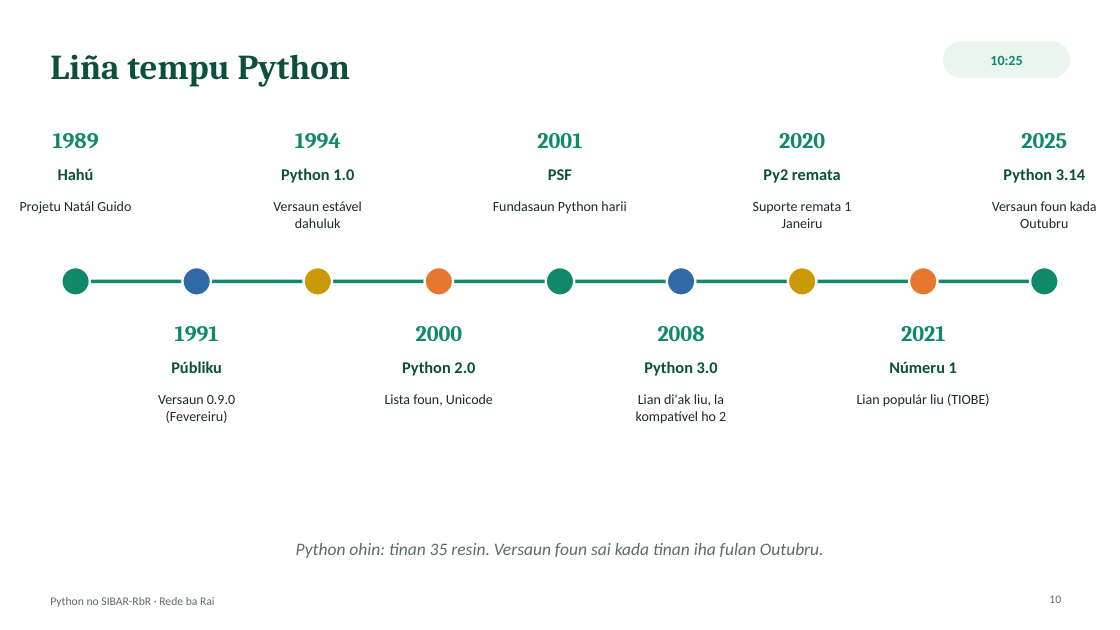
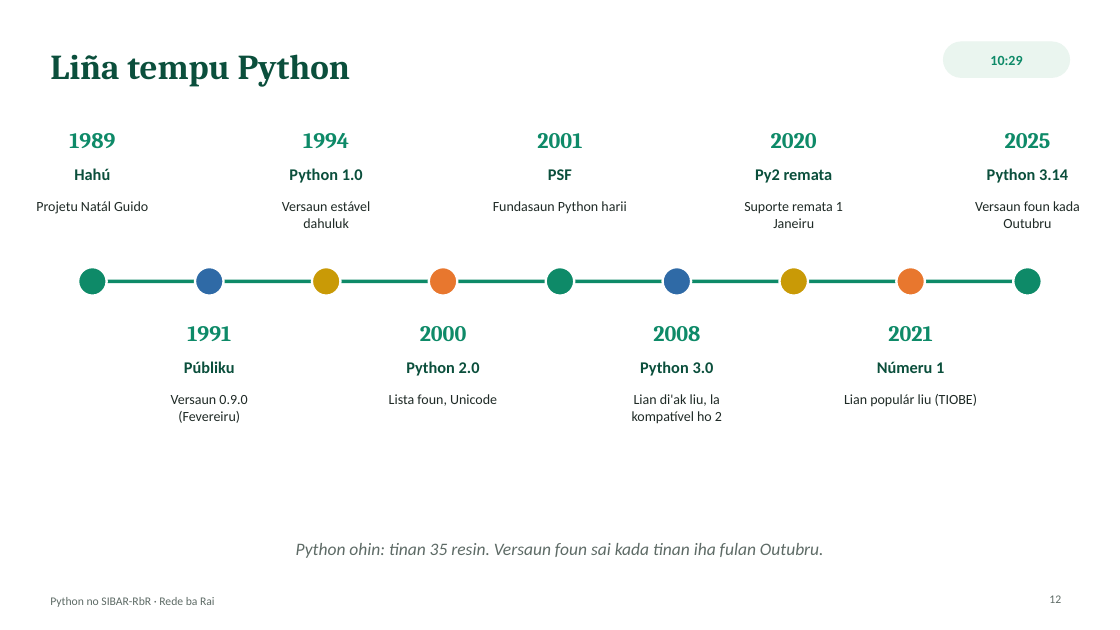
Before and after one commit to Odoly23/SMKRE, a slide deck: slide 12 of docs/formasaun/RbR_Sesaun_Python_SIBAR-RbR.pptx (slide 10 before the commit). Drawn at 1120x630 pixels with LibreOffice and Linux fonts; fonts in the diff are those of the drawing. Boxes give left, top, right and bottom in pixels: in the first picture for what was removed or moved away, otherwise in the second. Text is boxed around its words. In the diff, an @@ line names an element or a change of style, - is before the commit and + after.

```diff
--- a/docs/formasaun/RbR_Sesaun_Python_SIBAR-RbR.pptx
+++ b/docs/formasaun/RbR_Sesaun_Python_SIBAR-RbR.pptx
@@ text at bbox=[990, 56, 1022, 65]: text changed @@
-10:25
+10:29
@@ 5 texts, 2 ellipses: place and size @@
-5 texts, 2 ellipses at bbox=[20, 133, 235, 423]
+5 texts, 2 ellipses at bbox=[36, 133, 247, 423]
@@ 4 texts, 1 ellipse: place and size @@
-4 texts, 1 ellipse at bbox=[175, 133, 362, 341]
+4 texts, 1 ellipse at bbox=[187, 133, 371, 341]
@@ 3 texts, 1 ellipse: place and size @@
-3 texts, 1 ellipse at bbox=[385, 267, 493, 406]
+3 texts, 1 ellipse at bbox=[389, 267, 497, 406]
@@ 3 texts, 1 ellipse: place and size @@
-3 texts, 1 ellipse at bbox=[636, 267, 726, 424]
+3 texts, 1 ellipse at bbox=[632, 267, 722, 424]
@@ 6 texts, 2 ellipses: place and size @@
-6 texts, 2 ellipses at bbox=[753, 133, 989, 407]
+6 texts, 2 ellipses at bbox=[744, 133, 977, 407]
@@ 3 texts, 1 ellipse: place and size @@
-3 texts, 1 ellipse at bbox=[992, 133, 1097, 296]
+3 texts, 1 ellipse at bbox=[975, 133, 1080, 296]
@@ line moved from (76, 281) - (1044, 281) to (92, 281) - (1028, 281) @@
@@ page number at bbox=[1049, 595, 1061, 603]: text changed @@
-10
+12
```
Also in this commit, not shown: 21 other slides changed, 12 slides added, 6 slides removed.
